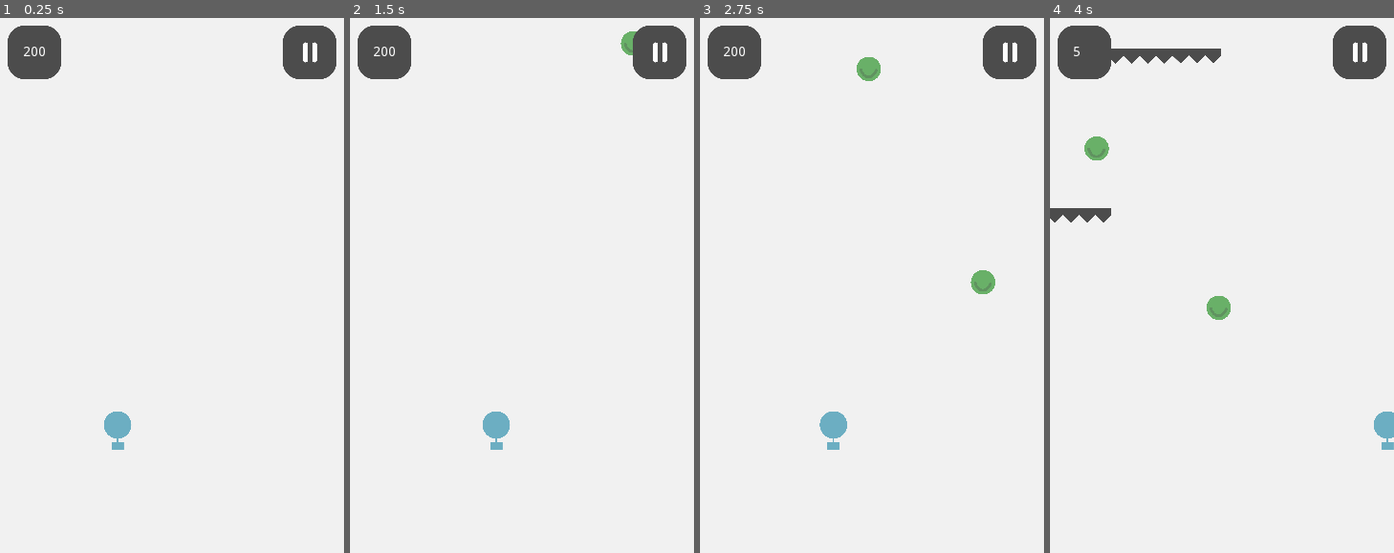
Above: before the commit, frames 1-4 (left to right).
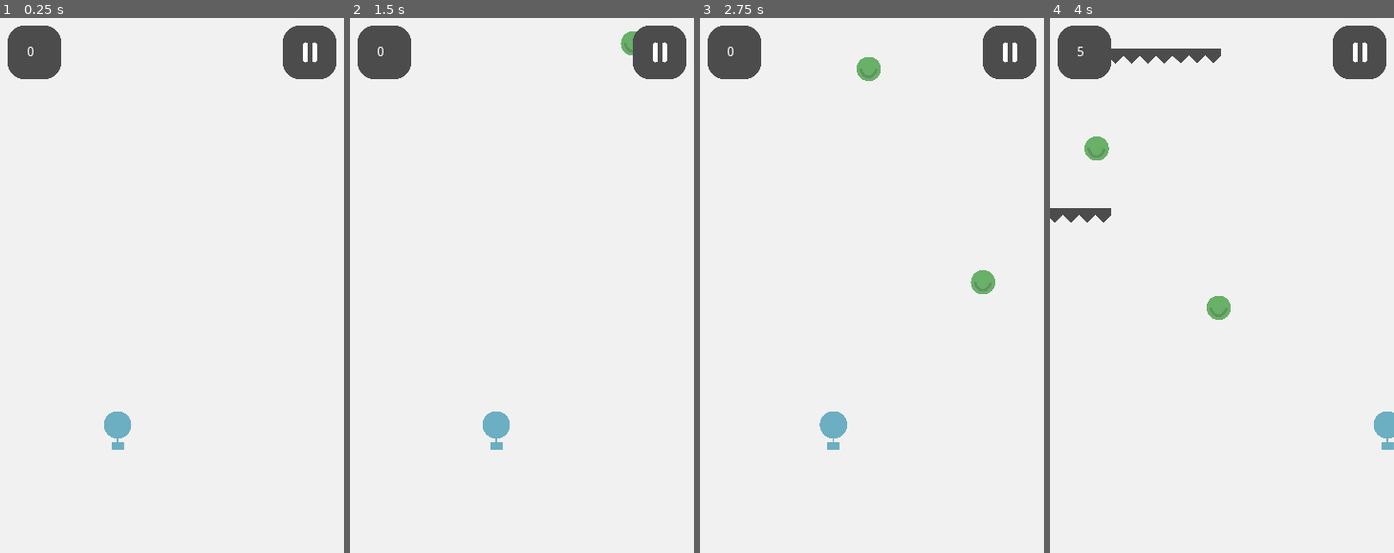
Above: after the commit, the same moments.

Repository: efenstakes/psnn
Game: Godot game, scene res://scenes/PSNN.tscn
The game is run twice, just before and just after one commit, with the same random seed, the same clock (stepped at 60 frames per second) and the same inputs.
Inputs (mouse positions are in pixels of both pictures, inside the frame that each line leads up to):
- Up to frame 1 (0.25 s): no input
- Up to frame 2 (1.5 s): click (659, 50) at 0.5 s; tap Enter at 1.25 s; hold Right (ui_right) from 1.28 s (still down)
- Up to frame 3 (2.75 s): release Right (ui_right) at 2.03 s; hold Left (ui_left) from 2.03 s (still down)
- Up to frame 4 (4 s): release Left (ui_left) at 2.78 s; hold Right (ui_right) from 2.78 s (still down)

The runs differ from the first frame. In frame 1, less than 0.1% of the frame differs, in the area x 6-14%, y 5-8%; in frame 2, less than 0.1%; in frame 3, less than 0.1%; in frame 4, less than 0.1%.

Commit message:
update layout

Diff:
--- a/scenes/HUD.tscn
+++ b/scenes/HUD.tscn
@@ -34,11 +34,11 @@
 anchor_top = 0.5
 anchor_right = 0.5
 anchor_bottom = 0.5
-margin_left = -12.0
+margin_left = -8.0
 margin_top = -7.0
-margin_right = 12.0
+margin_right = 19.0
 margin_bottom = 7.0
-text = "200"
+text = "9"
 __meta__ = {
 "_edit_use_anchors_": false
 }
--- a/scripts/HUD.gd
+++ b/scripts/HUD.gd
@@ -13,6 +13,7 @@
 # Called when the node enters the scene tree for the first time.
 func _ready():
 	pause_mode = Node.PAUSE_MODE_PROCESS
+	ScoreLabel.text = str( 0 )
 	PauseResumeButton.texture_normal = PauseTexture
 	EventManager.connect("new_score", self, "_on_NewScore")
 	EventManager.connect("new_game", self, "_on_NewGame")
